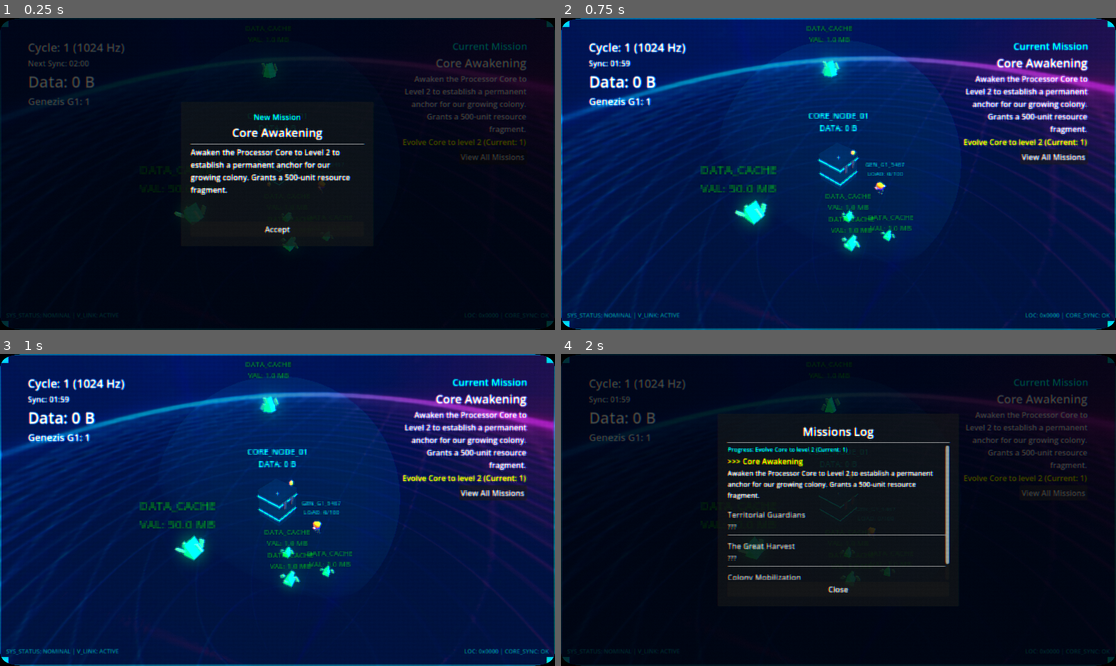
Above: before the commit, frames 1-4 (two rows, left to right).
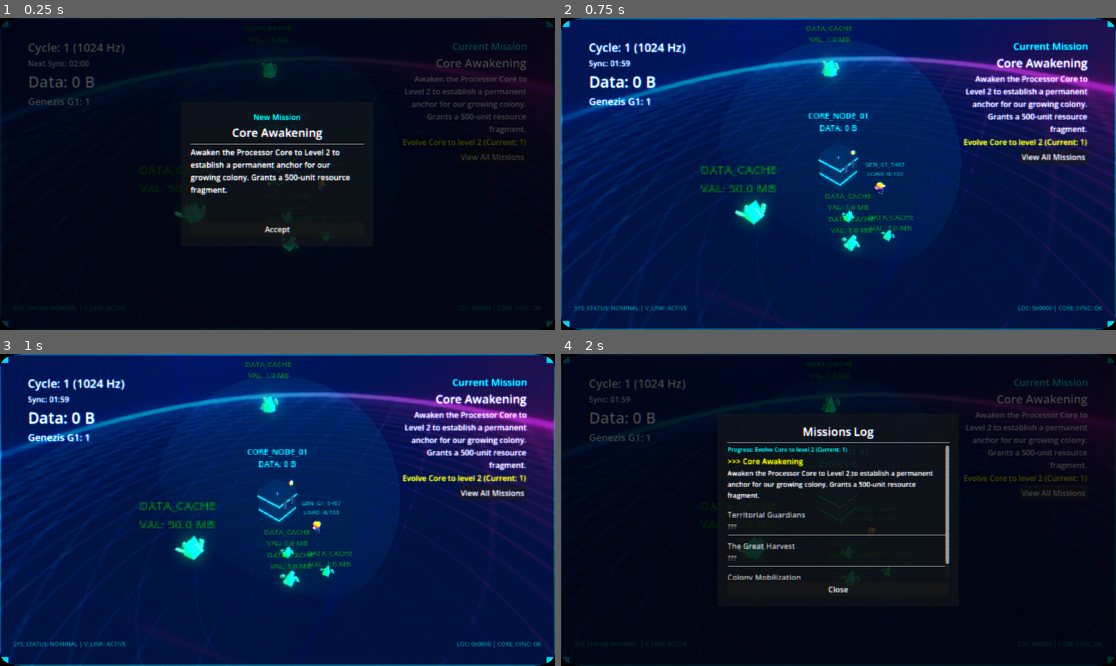
Above: after the commit, the same moments.

Repository: peterlavey/immanent
Game: Godot game, scene res://src/core/world/World.tscn
Two runs of this game, one before a commit and one after it. Both use one fixed random seed, a clock stepped at 60 frames per second and the inputs below. Sound files missing from this copy of the repository are replaced by a short silence.
Inputs:
- Up to frame 1 (0.25 s): no input
- Up to frame 2 (0.75 s): click "Accept" at 0.5 s
- Up to frame 3 (1 s): no input
- Up to frame 4 (2 s): click "View All Missions" at 1.25 s

The runs differ from the first frame. In frame 1, less than 0.1% of the frame differs, in the area x 1-99%, y 92-96%; in frame 2, 0.8%; in frame 3, 0.8%, in the area x 1-99%, y 91-97%; in frame 4, less than 0.1%.

Commit message:
Adjust HUD element offsets to center monitor frame labels, preventing clipping with CRT curvature. Update task documentation to reflect changes.

Diff:
--- a/src/ui/hud/HUD.tscn
+++ b/src/ui/hud/HUD.tscn
@@ -107,10 +107,10 @@
 anchors_preset = 2
 anchor_top = 1.0
 anchor_bottom = 1.0
-offset_left = 15.0
-offset_top = -40.0
-offset_right = 215.0
-offset_bottom = -15.0
+offset_left = 30.0
+offset_top = -55.0
+offset_right = 230.0
+offset_bottom = -30.0
 grow_vertical = 0
 theme_override_colors/font_color = Color(0, 1, 1, 0.5)
 theme_override_font_sizes/font_size = 12
@@ -123,10 +123,10 @@
 anchor_top = 1.0
 anchor_right = 1.0
 anchor_bottom = 1.0
-offset_left = -215.0
-offset_top = -40.0
-offset_right = -15.0
-offset_bottom = -15.0
+offset_left = -230.0
+offset_top = -55.0
+offset_right = -30.0
+offset_bottom = -30.0
 grow_horizontal = 0
 grow_vertical = 0
 theme_override_colors/font_color = Color(0, 1, 1, 0.5)
Not shown, changed: docs/tasks.md
